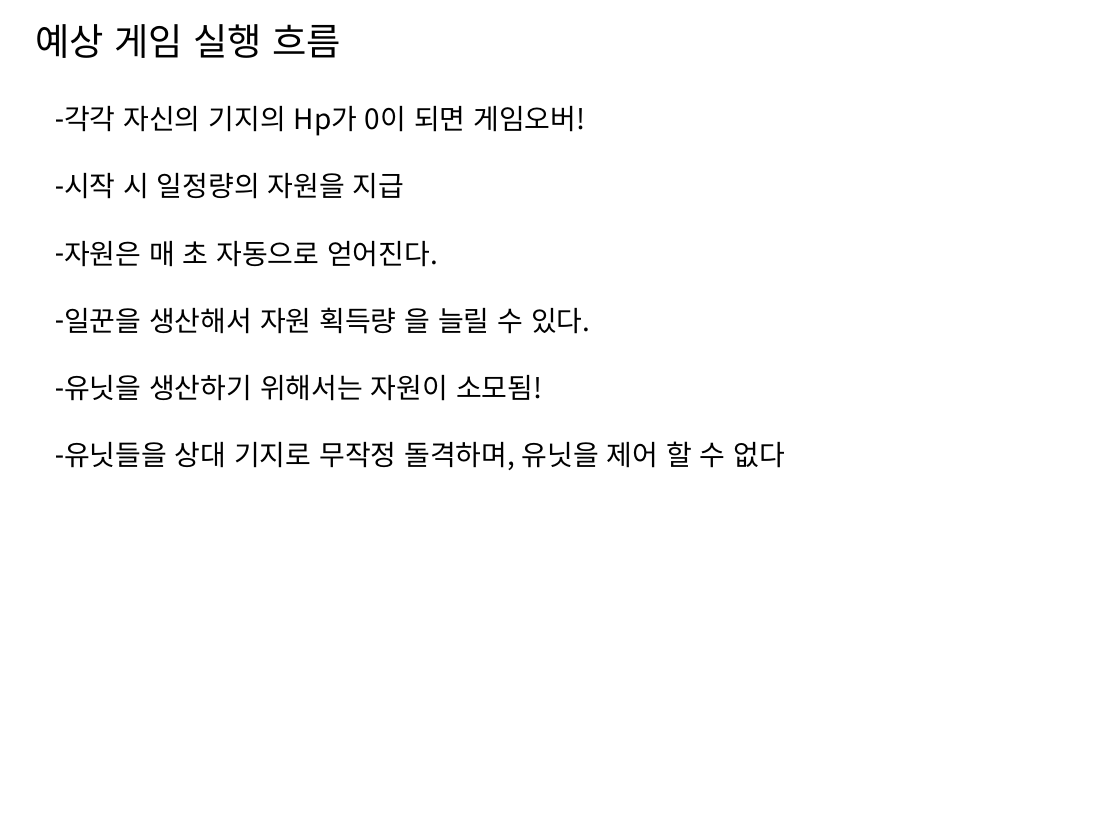
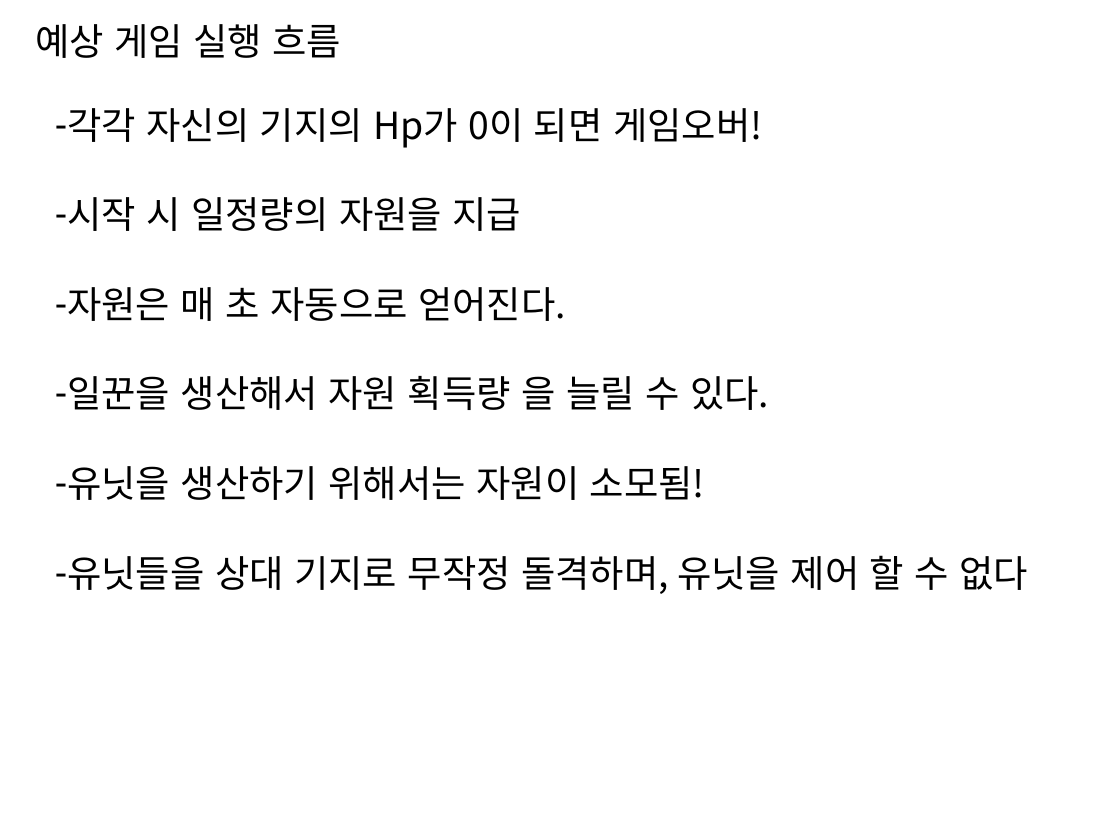
Before and after one commit to hitmontop/2DGP, a slide deck: slide 5 of 2016182039_정지우_2DGP_1차발표.pptm. Drawn at 1120x840 pixels with LibreOffice and Linux fonts; fonts in the diff are those of the drawing. Boxes give left, top, right and bottom in pixels: in the first picture for what was removed or moved away, otherwise in the second. Text is boxed around its words. In the diff, an @@ line names an element or a change of style, - is before the commit and + after.

```diff
--- a/2016182039_정지우_2DGP_1차발표.pptm
+++ b/2016182039_정지우_2DGP_1차발표.pptm
@@ text "각각 자신의 기지의 Hp가 0이 ..." at [67,108,1029,594]: size 18 to 24 pt @@
```
Also in this commit, not shown: 2 other slides changed.
